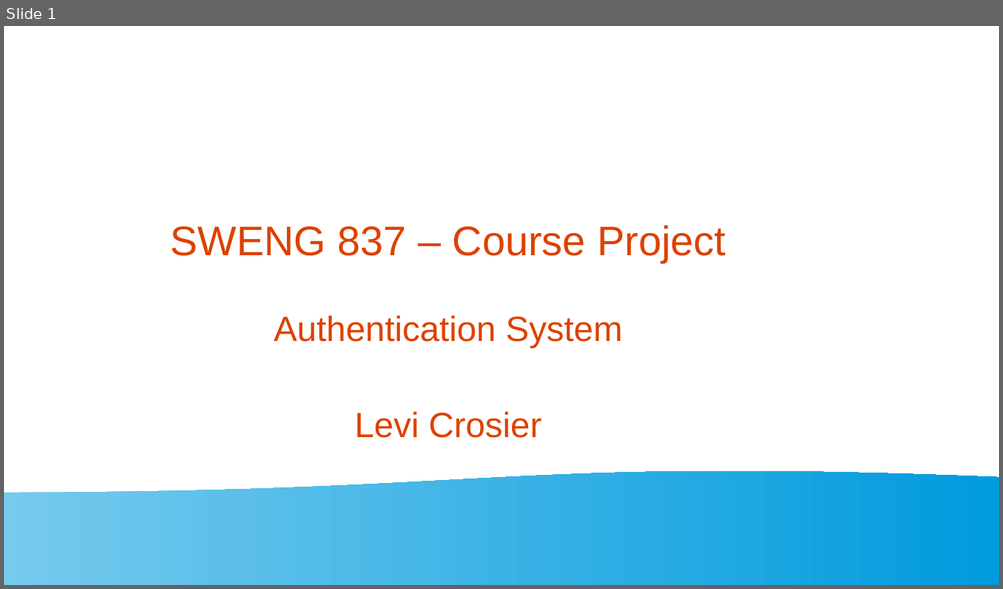
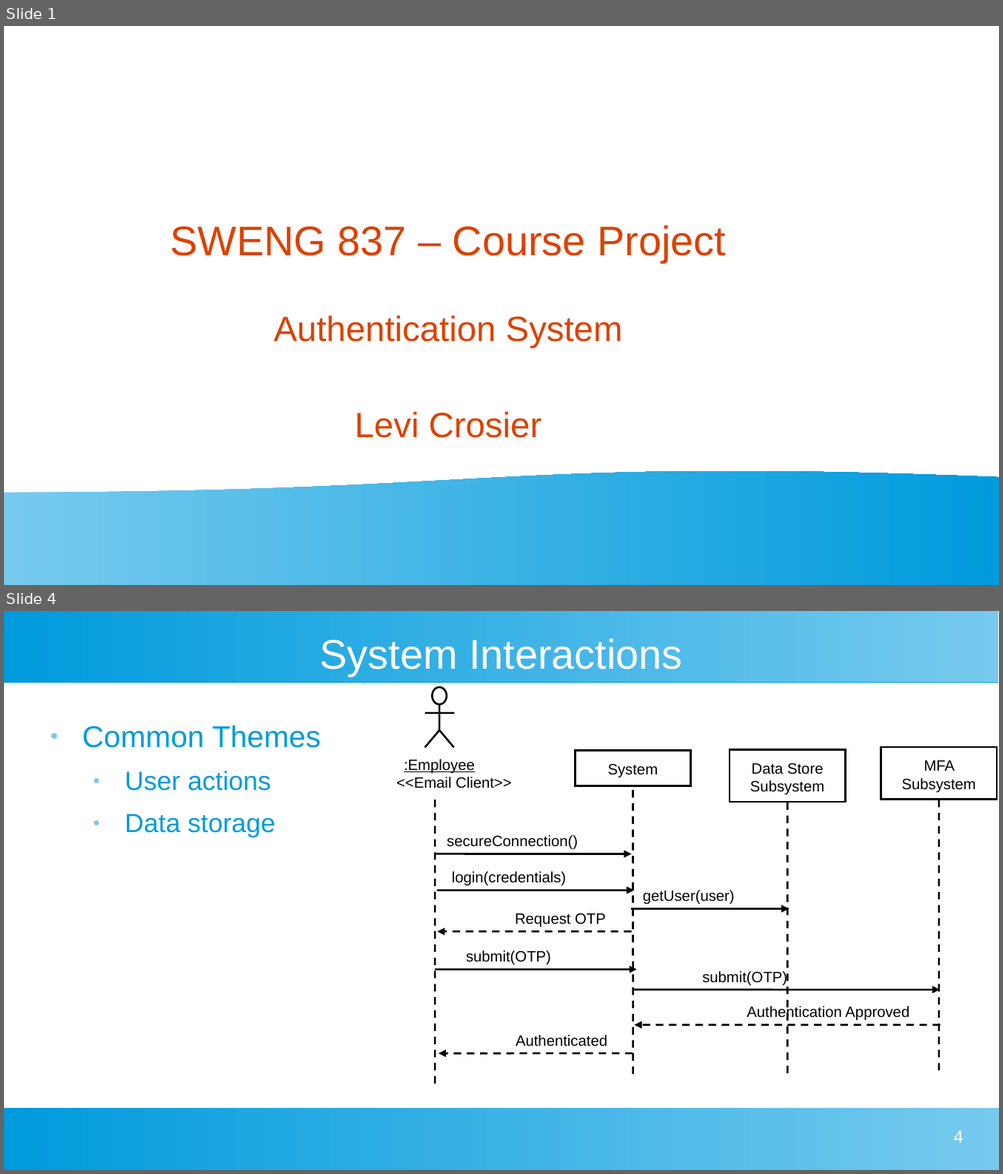
Before and after one commit to lwcrosier/sweng837, a slide deck: src/presentation/sweng837-presentation.odp. Shown one above the other, each under a label of ours: slide 1 before the commit, slides 1 and 4 after it; the slides between them are not shown. The pictures are 1003x589 and 1003x1174 pixels, drawn with LibreOffice and Linux fonts; fonts in the diff are those of the drawing. Boxes give left, top, right and bottom in pixels: in the first picture for what was removed or moved away, otherwise in the second. Text is boxed around its words. In the diff, an @@ line names an element or a change of style, - is before the commit and + after.

```diff
--- a/src/presentation/sweng837-presentation.odp
+++ b/src/presentation/sweng837-presentation.odp
@@ slide 4 added at <box>4,611,999,1170</box>, background #FFFFFF @@
@@ rectangle added at <box>4,611,999,682</box>, fill gradient #77CAEE to #75C9EE to #73C9ED to #71C8ED to #6FC7ED to #6EC6ED @@
@@ title added at <box>320,638,683,676</box>, 33 pt, text #FFFFFF @@
+System Interactions
@@ text added at <box>82,725,321,838</box>, 21 pt, text #009BDD @@
+● Common Themes
+  ● User actions
+  ● Data storage
@@ group added at <box>404,688,475,774</box>: 4 lines, 1 text, 1 ellipse @@
+:Employee
@@ rectangle added at <box>575,751,691,786</box>, fill #FFFFFF, outline #000000 1.5 pt, 12 pt, text #000000 @@
+System
@@ line added from (633, 751) to (633, 1079), #000000 1.5 pt dashed @@
@@ rectangle added at <box>730,750,845,803</box>, fill #FFFFFF, outline #000000 1.5 pt, 12 pt, text #000000 @@
+Data Store Subsystem
@@ line added from (788, 750) to (788, 1078), #000000 1.5 pt dashed @@
@@ rectangle added at <box>881,747,997,800</box>, fill #FFFFFF, outline #000000 1.5 pt, 12 pt, text #000000 @@
+MFA Subsystem
@@ line added from (939, 747) to (939, 1075), #000000 1.5 pt dashed @@
@@ text added at <box>396,777,512,789</box>, 12 pt, text #000000 @@
+<<Email Client>>
@@ line added from (435, 800) to (435, 1085), #000000 1.5 pt dashed @@
@@ arrow added from (435, 854) to (632, 854), #000000 1.5 pt @@
@@ text added at <box>447,835,578,850</box>, 12 pt, text #000000 @@
+secureConnection()
@@ text added at <box>452,871,566,886</box>, 12 pt, text #000000 @@
+login(credentials)
@@ arrow added from (437, 891) to (634, 891), #000000 1.5 pt @@
@@ text added at <box>643,890,734,905</box>, 12 pt, text #000000 @@
+getUser(user)
@@ text added at <box>515,914,606,928</box>, 12 pt, text #000000 @@
+Request OTP
@@ arrow added from (632, 908) to (789, 908), #000000 1.5 pt @@
@@ arrow added from (632, 932) to (437, 932), #000000 1.5 pt dashed @@
@@ text added at <box>466,951,551,965</box>, 12 pt, text #000000 @@
+submit(OTP)
@@ arrow added from (435, 970) to (637, 970), #000000 1.5 pt @@
@@ text added at <box>702,971,787,986</box>, 12 pt, text #000000 @@
+submit(OTP)
@@ arrow added from (633, 990) to (940, 990), #000000 1.5 pt @@
@@ text added at <box>746,1006,909,1021</box>, 12 pt, text #000000 @@
+Authentication Approved
@@ arrow added from (940, 1025) to (635, 1025), #000000 1.5 pt dashed @@
@@ arrow added from (632, 1054) to (438, 1054), #000000 1.5 pt dashed @@
@@ text added at <box>515,1035,607,1047</box>, 12 pt, text #000000 @@
+Authenticated
@@ rectangle added at <box>4,1108,999,1170</box>, fill gradient #77CAEE to #75C9EE to #73C9ED to #71C8ED to #6FC7ED to #6EC6ED @@
@@ page number added at <box>953,1130,963,1143</box>, 14 pt, text #FFFFFF @@
+4
```
Also in this commit, not shown: 5 other slides added, 1 slide removed.
